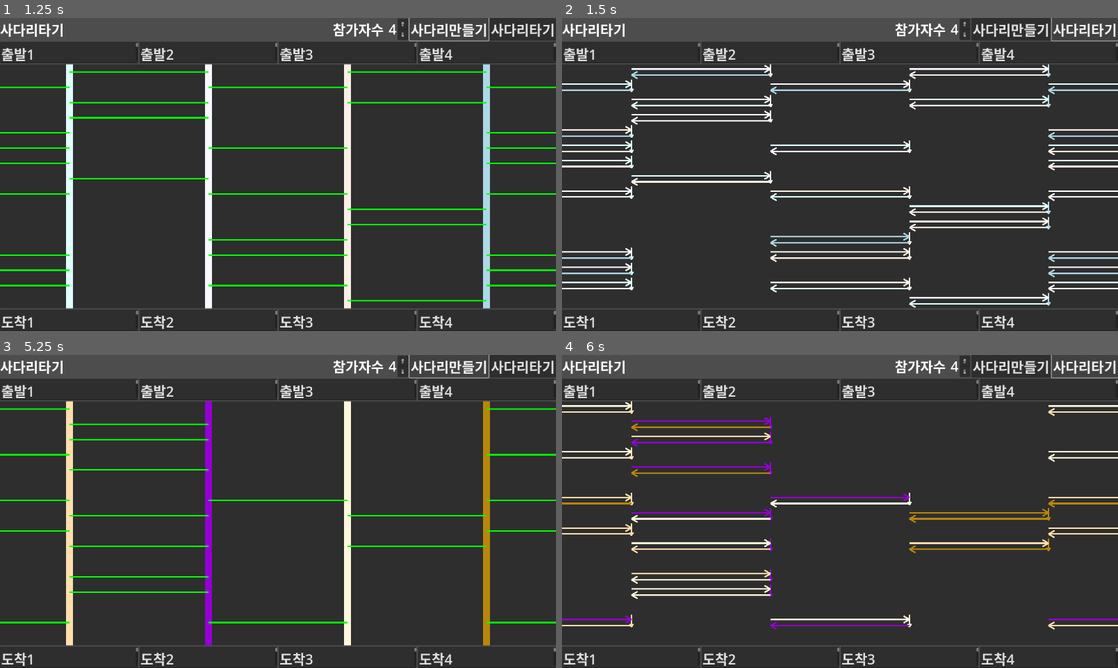
Above: before the commit, frames 1-4 (two rows, left to right).
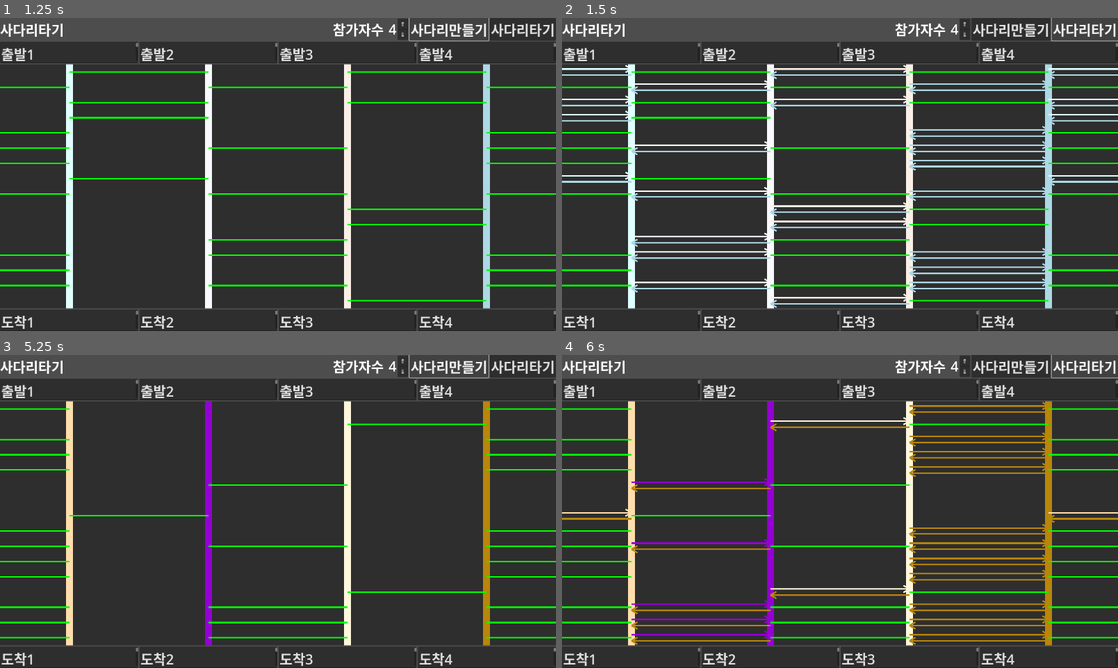
Above: after the commit, the same moments.

Repository: kasworld/gd4laddergame
Game: Godot game, scene res://사다리타기.tscn
The game is run twice, just before and just after one commit, with the same random seed, the same clock (stepped at 60 frames per second) and the same inputs.
Inputs:
- Up to frame 1 (1.25 s): click "사다리만들기" at 0.5 s
- Up to frame 2 (1.5 s): click "사다리타기" at 1.25 s
- Up to frame 3 (5.25 s): click "⇑" at 2 s; click "⇓" at 2.75 s; click "⇑" at 3.5 s; click "⇓" at 4.25 s; click "사다리만들기" at 5 s
- Up to frame 4 (6 s): click "사다리타기" at 5.75 s

Frame 1 is identical in both runs. In frame 2, 19% of the frame differs, in the area x 0-100%, y 14-93%; in frame 3, 3.0%; in frame 4, 15%.

Commit message:
사다리칸수수

Diff:
--- a/사다리타기.gd
+++ b/사다리타기.gd
@@ -17,34 +17,40 @@
 	사다리만들기자료 = []
 	사다리풀이자료 = []
 	참가자색 = []
-	var n = 참가자수.get_value()
-	for i in n:
+	var 칸수 = 사다리칸수()
+	for i in 칸수.x:
 		사다리만들기자료.append([])
 		사다리풀이자료.append([])
-		for j in n*4:
+		for j in 칸수.y:
 			사다리만들기자료[i].append(false)
 			사다리풀이자료[i].append([-1,-1])
 
-	for i in n:
+	for i in 칸수.x:
 		참가자색.append(NamedColorList.color_list.pick_random()[0])
 
 	# 문제 만들기
-	for y in n*4:
-		for x in n:
+	for y in 칸수.y:
+		for x in 칸수.x:
 			if randf() < 0.5:
 				continue
-			if 사다리만들기자료[(x-1+n)%n][y] or 사다리만들기자료[(x+1)%n][y]:
+			if 사다리만들기자료[(x-1+칸수.x)%칸수.x][y] or 사다리만들기자료[(x+1)%칸수.x][y]:
 				continue
 			사다리만들기자료[x][y] = true
 
 	# 풀이 만들기
-	for y in n*4:
-		for x in n:
-			if 사다리만들기자료[x][y] != true:
+	# 각 줄을 순서대로 타고
+	for 참가자번호 in 칸수.x:
+		var 현재줄번호 = 참가자번호
+		# 아래로 내려가면서 좌우로 이동
+		for y in 칸수.y:
+			if 사다리만들기자료[현재줄번호][y] == true:
+				# 왼쪽으로 한칸 이동
+				사다리풀이자료[현재줄번호][y][1] = 참가자번호
 				continue
-			# TODO 임시로 랜덤 참가번호를 부여한다.
-			사다리풀이자료[x][y][0] = randi_range(0,n-1)
-			사다리풀이자료[x][y][1] = randi_range(0,n-1)
+			if 사다리만들기자료[(현재줄번호+1)%칸수.x][y] == true:
+				# 오른쪽으로 한칸 이동
+				사다리풀이자료[현재줄번호][y][0] = 참가자번호
+				continue
 
 func _ready() -> void:
 	var fsize = preload("res://사다리타기.tres").default_font_size
@@ -75,19 +81,19 @@
 func 사다리문제그리기() -> void:
 	for n in 사다리문제.get_children():
 		사다리문제.remove_child(n)
-	var n = 참가자수.get_value()
+	var 칸수 = 사다리칸수()
 	var 간격 = 사다리간격()
 
-	for x in n:
+	for x in 칸수.x:
 		var 세로줄 = Line2D.new()
 		세로줄.default_color = 참가자색[x]
 		세로줄.width = 간격.x/20
-		세로줄.points = [세로줄위치(x,0),세로줄위치(x,n*4)]
+		세로줄.points = [세로줄위치(x,0),세로줄위치(x,칸수.y)]
 		사다리문제.add_child(세로줄)
 
-	for y in n*4:
-		for x in n+1:
-			if 사다리만들기자료[x%n][y]:
+	for y in 칸수.y:
+		for x in 칸수.x+1:
+			if 사다리만들기자료[x%칸수.x][y]:
 				var 가로줄 = Line2D.new()
 				가로줄.default_color = Color.GREEN
 				가로줄.width = 간격.y/10
@@ -100,38 +106,41 @@
 func 사다리풀이그리기() -> void:
 	for n in 사다리풀이.get_children():
 		사다리풀이.remove_child(n)
-	var n = 참가자수.get_value()
+	var 칸수 = 사다리칸수()
 	var 간격 = 사다리간격()
 
 	var shift = Vector2(0,2 * 간격.y/10)
-	for y in n*4:
-		for x in n+1:
-			var 참가번호 = 사다리풀이자료[x%n][y][0]
+	for y in 칸수.y:
+		for x in 칸수.x+1:
+			var 참가번호 = 사다리풀이자료[x%칸수.x][y][0]
 			if  참가번호 < 0:
 				continue
 			#if y == 0:
 				# 첫 세로줄 그리기
-			참가번호 = x % n
-			var 세로줄 = 화살표.instantiate()
-			세로줄.init_2_point(세로줄위치(x,y), 세로줄위치(x,y+1)-shift, 참가자색[참가번호], 간격.x/10/10, 0.3)
-			사다리풀이.add_child(세로줄)
+			#참가번호 = x % n
+			#var 세로줄 = 화살표.instantiate()
+			#세로줄.init_2_point(세로줄위치(x,y), 세로줄위치(x,y+1)-shift, 참가자색[참가번호], 간격.x/10/10, 0.3)
+			#사다리풀이.add_child(세로줄)
 
-			참가번호 = 사다리풀이자료[x%n][y][0]
+			참가번호 = 사다리풀이자료[x%칸수.x][y][0]
 			var 가로줄 = 화살표.instantiate()
 			가로줄.init_2_point(가로줄위치(x,y)-shift, 가로줄위치(x+1,y)-shift, 참가자색[참가번호], 간격.y/10, 0.05)
 			사다리풀이.add_child(가로줄)
 
-			참가번호 = 사다리풀이자료[x%n][y][1]
+			참가번호 = 사다리풀이자료[x%칸수.x][y][1]
 			가로줄 = 화살표.instantiate()
 			가로줄.init_2_point(가로줄위치(x+1,y)+shift, 가로줄위치(x,y)+shift, 참가자색[참가번호], 간격.y/10, 0.05)
 			사다리풀이.add_child(가로줄)
 
-	사다리문제.visible = false
+	#사다리문제.visible = false
 	사다리풀이.visible = true
 
+func 사다리칸수() -> Vector2i:
+	return Vector2i(참가자수.get_value(), 참가자수.get_value() *4)
+
 func 사다리간격() -> Vector2:
-	var n = 참가자수.get_value()
-	return Vector2($"사다리들".size.x / n, $"사다리들".size.y / n / 4)
+	var 칸수 = 사다리칸수()
+	return Vector2($"사다리들".size.x / 칸수.x, $"사다리들".size.y / 칸수.y)
 
 func 세로줄위치(x :int, y :int)->Vector2:
 	var 간격 = 사다리간격()
